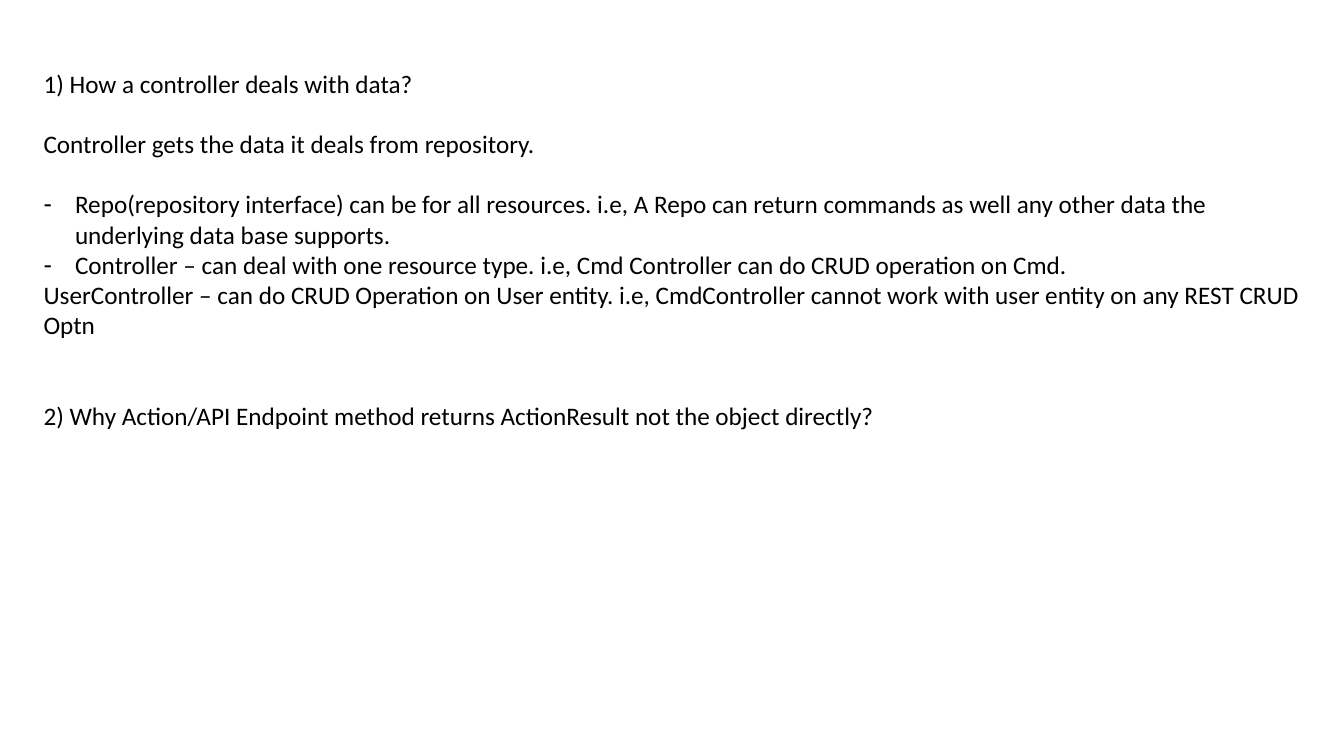
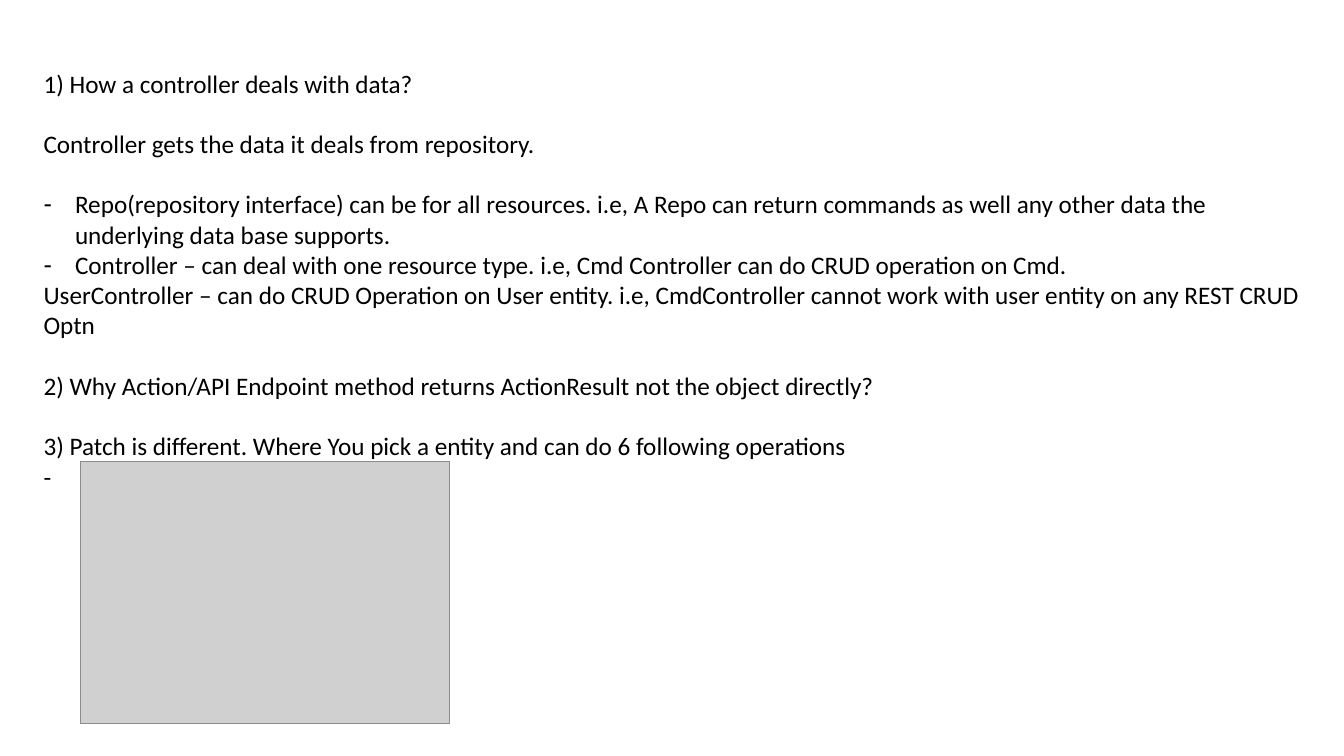
Before and after one commit to devi-priyadharshini/restAPI, a slide deck: slide 9 of docs/Rest API using .Net Core 3.1.pptx. Drawn at 1344x756 pixels with LibreOffice and Linux fonts; fonts in the diff are those of the drawing; grey boxes stand for pictures. Boxes give left, top, right and bottom in pixels: in the first picture for what was removed or moved away, otherwise in the second. Text is boxed around its words. In the diff, an @@ line names an element or a change of style, - is before the commit and + after.

Commit message:
PATCH Implementation

```diff
--- a/docs/Rest API using .Net Core 3.1.pptx
+++ b/docs/Rest API using .Net Core 3.1.pptx
@@ text at box(44, 436, 846, 462): paragraphs added @@
+3) Patch is different. Where You pick a entity and can do 6 following operations
+-
@@ picture added at box(81, 462, 451, 724) @@
```
Also in this commit, not shown: 1 slide added, 4 other files.
